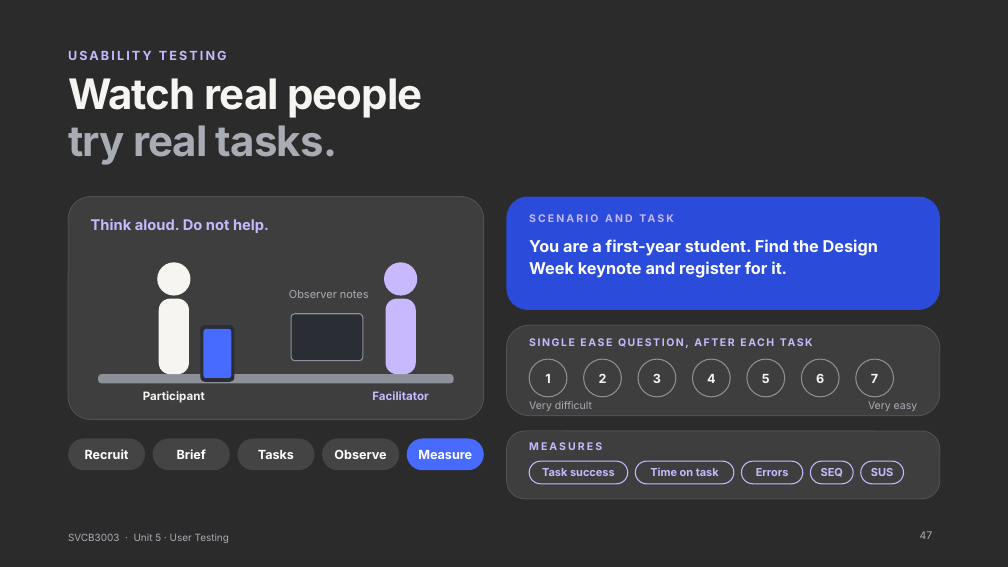
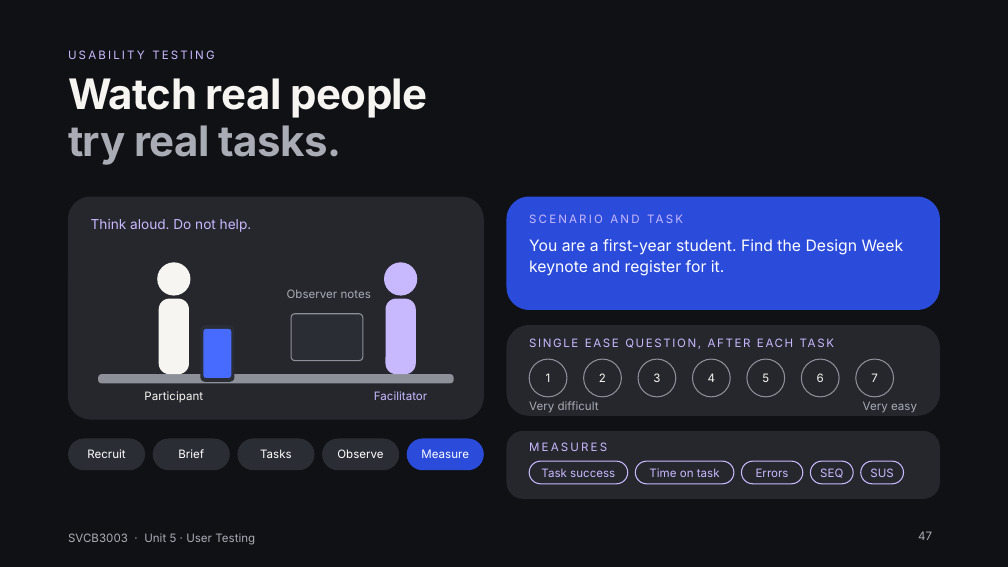
Before and after one commit to Juni233232/Portfolio, a slide deck: slide 47 of ux-ui-presentation/UX-UI-Design-Understanding-the-Experience.pptx. Drawn at 1008x567 pixels with LibreOffice and Linux fonts; fonts in the diff are those of the drawing; background and template pictures are left out; a plain dark background stands for a picture behind light text. Boxes give left, top, right and bottom in pixels: in the first picture for what was removed or moved away, otherwise in the second. Text is boxed around its words. In the diff, an @@ line names an element or a change of style, - is before the commit and + after.

```diff
--- a/ux-ui-presentation/UX-UI-Design-Understanding-the-Experience.pptx
+++ b/ux-ui-presentation/UX-UI-Design-Understanding-the-Experience.pptx
@@ background picture (left out) to #101114 @@
@@ title "Watch real people" at bbox=[68, 78, 427, 165]: letter spacing -0.8 to -0.5 pt @@
@@ rounded rectangle at bbox=[68, 197, 484, 420]: fill #FFFFFF at 9% opacity to #25272D; outline #FFFFFF 0.75 pt to none @@
@@ proportions changed in 3 elements at bbox=[159, 299, 189, 374], bbox=[386, 299, 416, 374], bbox=[507, 197, 940, 310] @@
@@ text "Think aloud. Do not help." at bbox=[91, 219, 252, 232]: size 14 to 13 pt, bold off @@
@@ text "You are a first-year student. ..." at bbox=[529, 239, 904, 276]: size 15.5 to 15 pt, bold off @@
@@ text "Observer notes" at bbox=[287, 289, 371, 298]: size 10.5 to 11 pt @@
@@ rounded rectangle at bbox=[507, 325, 940, 416]: fill #FFFFFF at 9% opacity to #25272D; outline #FFFFFF 0.75 pt to none @@
@@ size 12 to 11 pt, bold off in 8 elements at bbox=[68, 50, 214, 59], bbox=[529, 359, 567, 397], bbox=[584, 359, 622, 397], bbox=[638, 359, 676, 397], bbox=[693, 359, 730, 397], bbox=[747, 359, 785, 397], bbox=[802, 359, 839, 397], bbox=[856, 359, 894, 397] @@
@@ text "Participant" at bbox=[144, 391, 203, 403]: bold off @@
@@ text "Facilitator" at bbox=[374, 391, 427, 400]: bold off @@
@@ size 12 to 11 pt, bold off; fill #FFFFFF at 12% opacity to #2A2D34 in 4 elements at bbox=[68, 439, 145, 470], bbox=[153, 439, 230, 470], bbox=[237, 439, 315, 470], bbox=[322, 439, 399, 470] @@
@@ rounded rectangle "Measure" at bbox=[407, 439, 484, 470]: size 12 to 11 pt, bold off; fill #476BFF to #2B4BDB @@
@@ rounded rectangle at bbox=[507, 431, 940, 499]: fill #FFFFFF at 9% opacity to #25272D; outline #FFFFFF 0.75 pt to none; proportions changed @@
@@ size 10 to 11 pt, bold off in 3 elements at bbox=[529, 212, 832, 228], bbox=[529, 337, 907, 353], bbox=[529, 442, 607, 451] @@
@@ size 10.5 to 11 pt, bold off in 5 elements at bbox=[529, 461, 628, 484], bbox=[635, 461, 734, 484], bbox=[742, 461, 803, 484], bbox=[811, 461, 854, 484], bbox=[861, 461, 904, 484] @@
@@ text "SVCB3003 · Unit 5 · ..." at bbox=[68, 533, 255, 545]: size 9.5 to 11 pt @@
@@ size 10 to 11 pt in 3 elements at bbox=[529, 401, 599, 413], bbox=[863, 401, 917, 413], bbox=[918, 531, 932, 540] @@
```
Also in this commit, not shown: 49 other slides changed, 19 other files.
